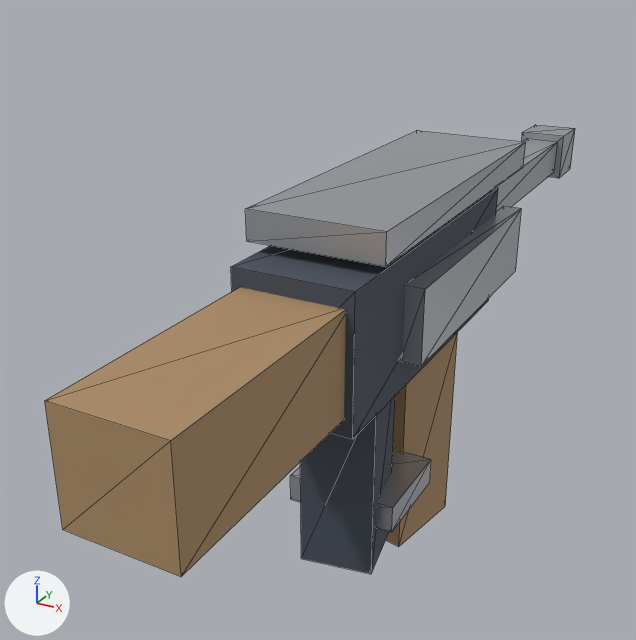
The glTF model assets/models/blockbench/weapons/ak47.glb as it was, and as the next commit left it.
Before and after are seen from a camera (50 mm lens) standing at (0.409, -0.899, 0.568) and looking at (-0.123, 0.068, 0.084). The axes (+X, +Y, +Z) are drawn at lower left. The lights are the same throughout. The older version comes first. Mesh edges are drawn as thin lines. Vertices at exactly the same position are counted once.

The older version as bpy lines, for what is in view:
```python
me_ak47_dark = bpy.data.meshes.new('ak47_dark')
me_ak47_dark.from_pydata(...)  # 16 vertices, 24 faces; spans x -0.07..0.07, y -0.21..0.21, z -0.145..0.26
me_ak47_dark.materials.append(mat_dark)  # greyish blue #49515d
me_ak47_metal = bpy.data.meshes.new('ak47_metal')
me_ak47_metal.from_pydata(...)  # a box spanning x -0.027..0.027, y 0.16..0.68, z 0.172..0.228; a box spanning x -0.038..0.038, y 0.68..0.76, z 0.162..0.237; a box spanning x -0.08..0.08, y -0.165..0.285, z 0.273..0.308; a box spanning x -0.093..-0.068, y -0.09..0.25, z 0.135..0.225; a box spanning x 0.068..0.093, y -0.09..0.25, z 0.135..0.225; a box spanning x -0.07..0.07, y -0.1..0.02, z -0.087..-0.052
me_ak47_metal.materials.append(mat_metal)  # light grey #b8bbc1
me_ak47_wood = bpy.data.meshes.new('ak47_wood')
me_ak47_wood.from_pydata(...)  # 16 vertices, 24 faces; spans x -0.06..0.06, y -0.48..0.147, z -0.2..0.24
me_ak47_wood.materials.append(mat_wood)  # brown #ad8d67
ob_ak47_dark = bpy.data.objects.new('ak47_dark', me_ak47_dark)
ob_ak47_dark.location = (0.0, 0.0, 0.0)
ob_ak47_metal = bpy.data.objects.new('ak47_metal', me_ak47_metal)
ob_ak47_metal.location = (0.0, 0.0, 0.0)
ob_ak47_wood = bpy.data.objects.new('ak47_wood', me_ak47_wood)
ob_ak47_wood.location = (0.0, 0.0, 0.0)
```
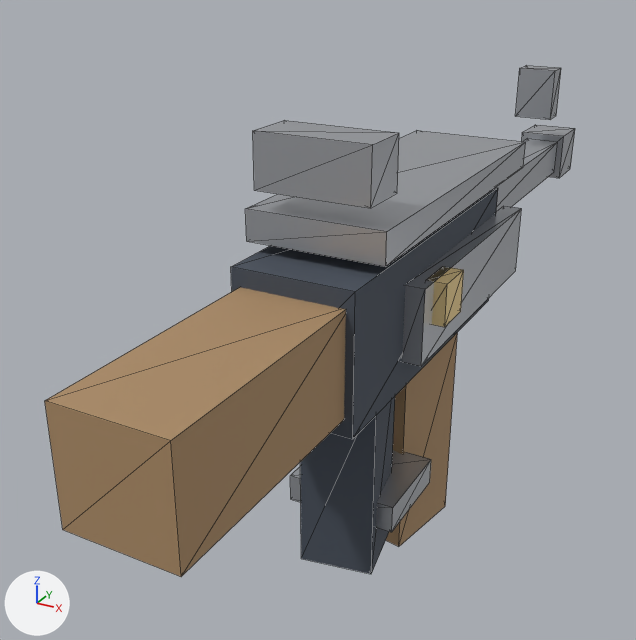
Where the change shows, as pixel boxes [x1, y1, x2, y2] in the pictures (636 x 640 px):
'ak47_metal', reshaped (15% taller): before [245, 125, 575, 532]; after [245, 65, 575, 532]
'ak47_gold', added (beige): after [426, 266, 464, 327]
part 1 of me_ak47_metal, added: after [253, 120, 399, 208]
part 2 of me_ak47_metal, added: after [515, 65, 561, 120]

The change in detail:
Material 'gold' (mat_gold) is new.
Its base color is (0.839, 0.643, 0.306) (beige #ecd296).
Its metallic is 0.05.
Its roughness is 0.78.
me_ak47_metal is used by ob_ak47_metal; location (0.0, 0.0, 0.0).
me_ak47_metal had 48 vertices, 72 faces and spanned x -0.093..0.093, y -0.165..0.76, z -0.087..0.308.
me_ak47_metal now has 72 vertices, 108 faces and spans x -0.112..0.093, y -0.17..0.76, z -0.087..0.39.
me_ak47_metal part 1: a new loose piece, a box spanning x -0.065..0.065, y -0.17..-0.11, z 0.33..0.39, in mat_metal (light grey #b8bbc1).
me_ak47_metal part 2: a new loose piece, a box spanning x -0.03..0.03, y 0.6..0.64, z 0.28..0.36, in mat_metal (light grey #b8bbc1).
Other edits to the shape of me_ak47_metal do not show in these pictures.
Mesh me_ak47_gold is new.
It is a box spanning x 0.0825..0.1075, y -0.065..-0.015, z 0.175..0.225.
It uses material mat_gold (beige #ecd296).
Object 'ak47_gold' (ob_ak47_gold) is new; it shows me_ak47_gold.
Its location is (0.0, 0.0, 0.0).
